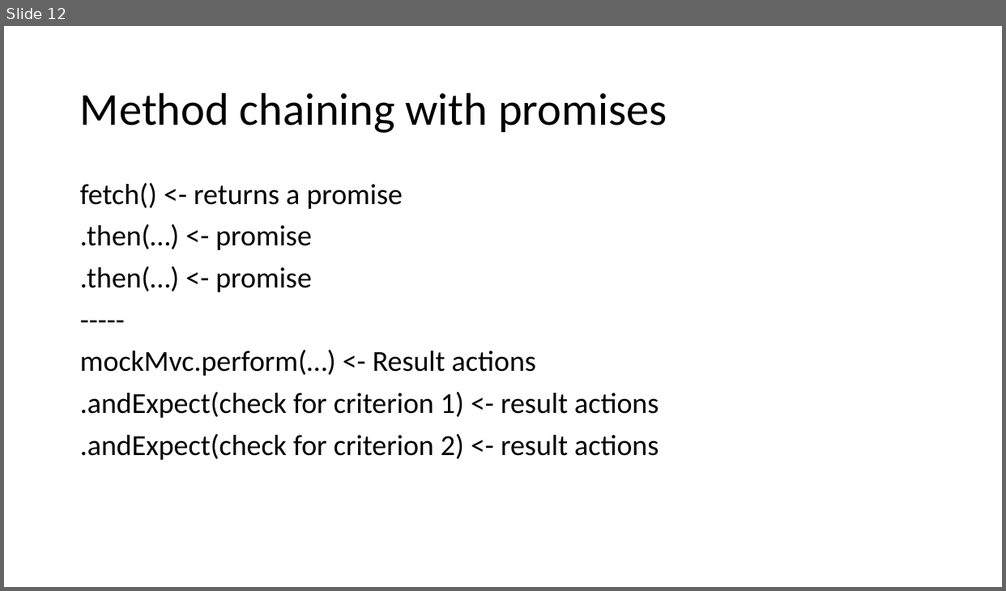
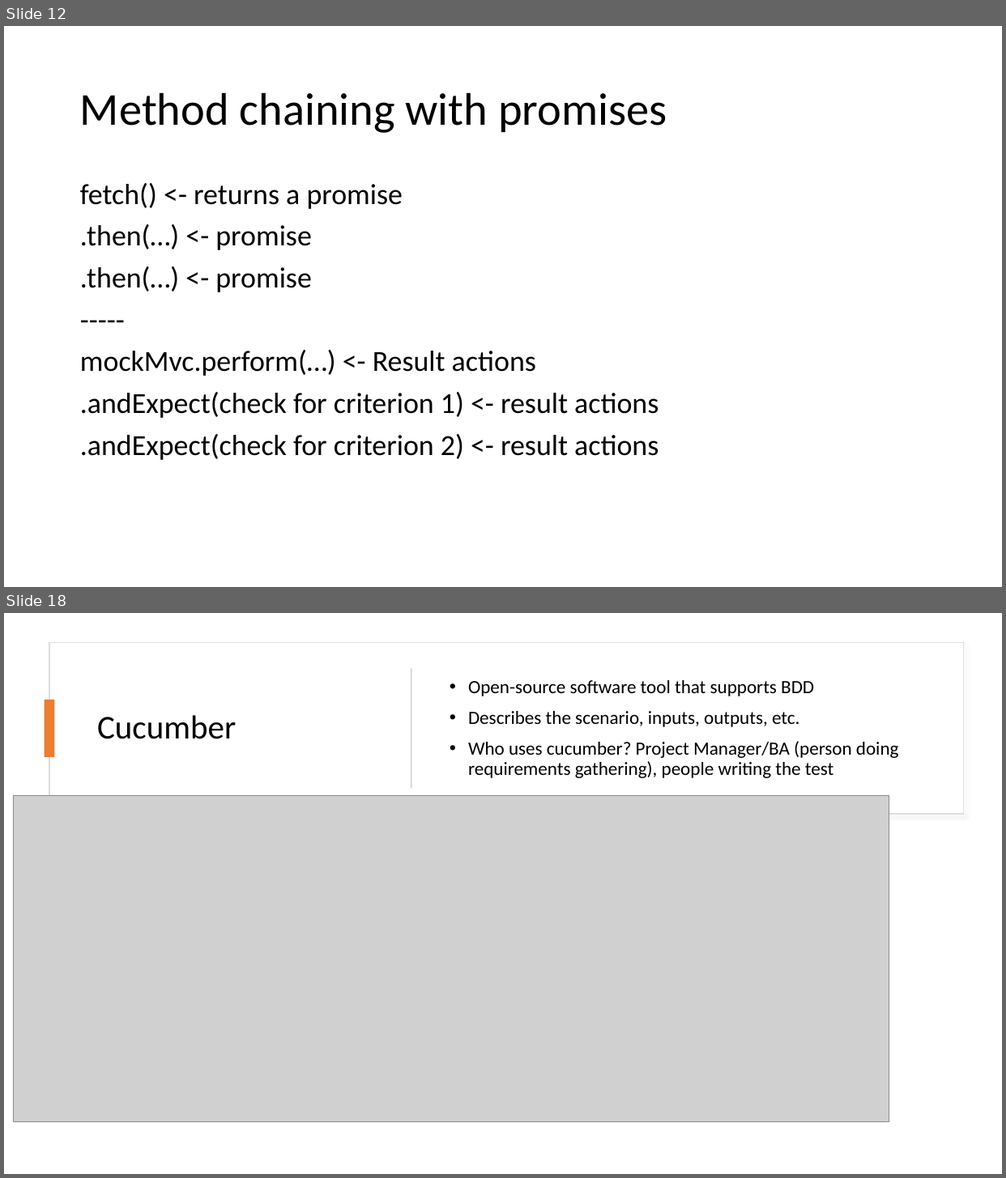
Before and after one commit to WilliamOna/staging-automation-primer-3-23, a slide deck: PrimerNotes.pptx. Shown one above the other, each under a label of ours: slide 12 before the commit, slides 12 and 18 after it; the slides between them are not shown. The pictures are 1006x591 and 1006x1178 pixels, drawn with LibreOffice and Linux fonts; fonts in the diff are those of the drawing; grey boxes stand for pictures. Boxes give left, top, right and bottom in pixels: in the first picture for what was removed or moved away, otherwise in the second. Text is boxed around its words. In the diff, an @@ line names an element or a change of style, - is before the commit and + after.

```diff
--- a/PrimerNotes.pptx
+++ b/PrimerNotes.pptx
@@ slide 18 added at [4, 613, 1002, 1174], background #FFFFFF @@
@@ rectangle added at [49, 643, 964, 814], fill #FFFFFF, outline #DEDEDE 1 pt @@
@@ rectangle added at [411, 668, 412, 788], fill #D5D5D5 @@
@@ text added at [468, 680, 899, 778], 18 pt, text #000000 @@
+• Open-source software tool that supports BDD
+• Describes the scenario, inputs, outputs, etc.
+• Who uses cucumber? Project Manager/BA (person doing requirements gathering), people writing the test
@@ rectangle added at [44, 700, 55, 757], fill #ED7D31 @@
@@ title added at [97, 715, 236, 739], 32 pt, text #000000 @@
+Cucumber
@@ picture added at [14, 796, 889, 1122] @@
```
Also in this commit, not shown: 10 other slides added.
